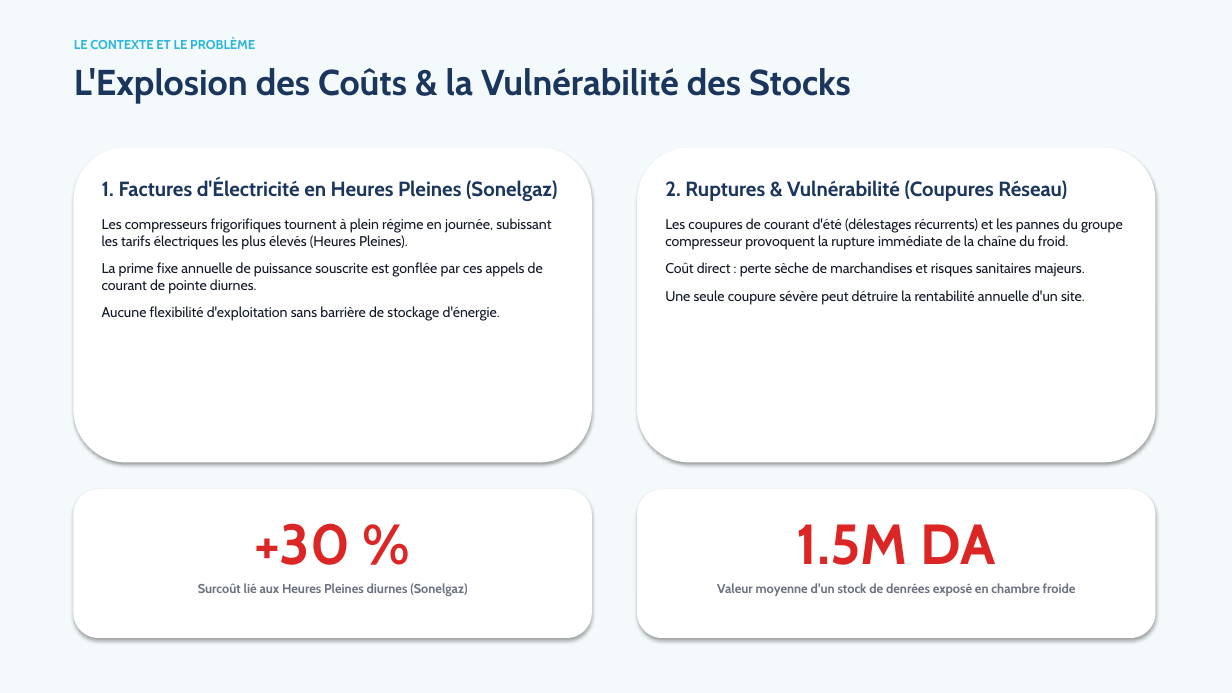
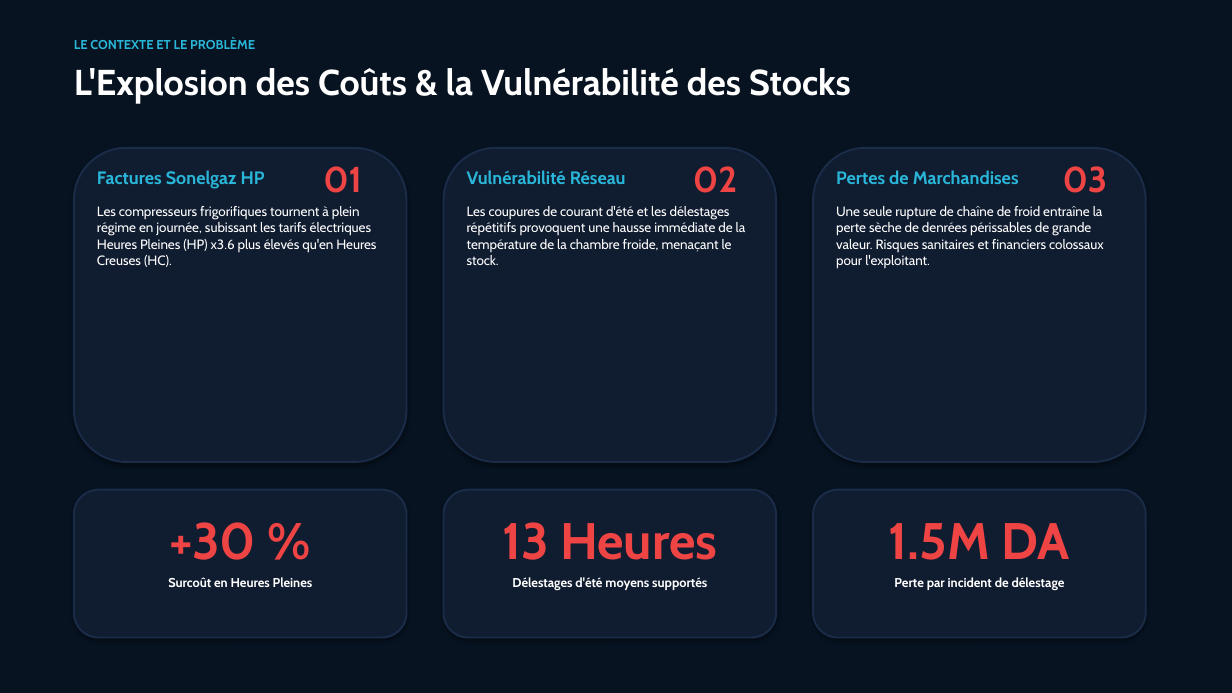
Before and after one commit to Islem-dev31/mcp-tes-simulator, a slide deck: slide 2 of kryodrop_pitch_deck.pptx. Drawn at 1232x693 pixels with LibreOffice and Linux fonts; fonts in the diff are those of the drawing. Boxes give left, top, right and bottom in pixels: in the first picture for what was removed or moved away, otherwise in the second. Text is boxed around its words. In the diff, an @@ line names an element or a change of style, - is before the commit and + after.

```diff
--- a/kryodrop_pitch_deck.pptx
+++ b/kryodrop_pitch_deck.pptx
@@ background #F4FAFC to #071321 @@
@@ text "L'Explosion des Coûts & la ..." at [74,68,851,104]: text colour #1B365D to #FFFFFF @@
@@ rounded rectangle: place and size @@
-rounded rectangle at [74,148,592,462]
+rounded rectangle at [74,148,407,462]
@@ rounded rectangle added at [444,148,776,462], fill #101C30, outline #1B2C49 1.5 pt @@
@@ rounded rectangle removed at [638,148,1155,462] @@
@@ rounded rectangle: place and size @@
-rounded rectangle at [638,490,1155,638]
+rounded rectangle at [813,148,1146,462]
@@ text at [97,170,376,267]: text changed; size 11 to 10.5 pt; text colour #111827 to #FFFFFF @@
-1. Factures d'Électricité en Heures Pleines (Sonelgaz)
-Les compresseurs frigorifiques tournent à plein régime en journée, subissant les tarifs électriques les plus élevés (Heures Pleines).
-La prime fixe annuelle de puissance souscrite est gonflée par ces appels de courant de pointe diurnes.
-Aucune flexibilité d'exploitation sans barrière de stockage d'énergie.
+Factures Sonelgaz HP
+Les compresseurs frigorifiques tournent à plein régime en journée, subissant les tarifs électriques Heures Pleines (HP) x3.6 plus élevés qu'en Heures Creuses (HC).
@@ text added at [323,166,362,193], 28 pt, text #EF4444, bold @@
+01
@@ text added at [467,170,746,265], 10.5 pt, text #FFFFFF @@
+Vulnérabilité Réseau
+Les coupures de courant d'été et les délestages répétitifs provoquent une hausse immédiate de la température de la chambre froide, menaçant le stock.
@@ text added at [693,166,737,193], 28 pt, text #EF4444, bold @@
+02
@@ text added at [836,170,1104,268], 10.5 pt, text #FFFFFF @@
+Pertes de Marchandises
+Une seule rupture de chaîne de froid entraîne la perte sèche de denrées périssables de grande valeur. Risques sanitaires et financiers colossaux pour l'exploitant.
@@ text added at [1063,166,1108,193], 28 pt, text #EF4444, bold @@
+03
@@ text removed at [665,180,1123,304] @@
-2. Ruptures & Vulnérabilité (Coupures Réseau)
-Les coupures de courant d'été (délestages récurrents) et les pannes du groupe compresseur provoquent la rupture immédiate de la chaîne du froid.
-Coût direct : perte sèche de marchandises et risques sanitaires majeurs.
-Une seule coupure sévère peut détruire la rentabilité annuelle d'un site.
@@ fill #FFFFFF to #101C30; outline #FFFFFF 0.75 pt to #1B2C49 1.5 pt in 3 elements at [74,148,407,462], [813,148,1146,462], [74,490,407,638] @@
@@ rounded rectangle: place and size @@
-rounded rectangle at [74,490,592,638]
+rounded rectangle at [74,490,407,638]
@@ rounded rectangle added at [444,490,776,638], fill #101C30, outline #1B2C49 1.5 pt @@
@@ rounded rectangle added at [813,490,1146,638], fill #101C30, outline #1B2C49 1.5 pt @@
@@ text "1.5M DA": place and size @@
-text "1.5M DA" at [717,524,1076,596]
+text "1.5M DA" at [889,523,1070,590]
@@ text at [169,522,256,560]: size 44 to 40 pt, text colour #DC2626 to #EF4444 in "+30 %" @@
@@ text added at [502,522,717,591], 10 pt, text #FFFFFF, bold @@
+13 Heures
+Délestages d'été moyens supportés
@@ text at [889,523,1070,560]: size 44 to 40 pt, text colour #DC2626 to #EF4444 in "1.5M DA" @@
@@ text at [168,577,313,587]: text changed; text colour #6B7280 to #FFFFFF @@
-Surcoût lié aux Heures Pleines diurnes (Sonelgaz)
+Surcoût en Heures Pleines
@@ text at [894,577,1065,590]: text changed; text colour #6B7280 to #FFFFFF @@
-Valeur moyenne d'un stock de denrées exposé en chambre froide
+Perte par incident de délestage
```
Also in this commit, not shown: 7 other slides changed, 2 other files.
